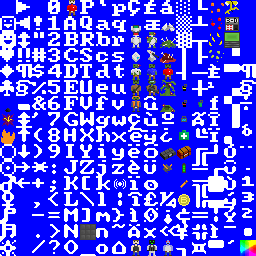
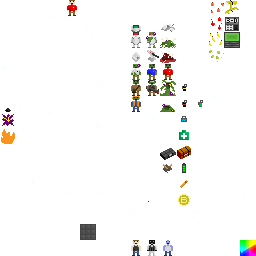
The second 256px x 256px image is a revision of the first. Changes to its layers:
hid "Layer 1" over [0, 0, 256, 256]
